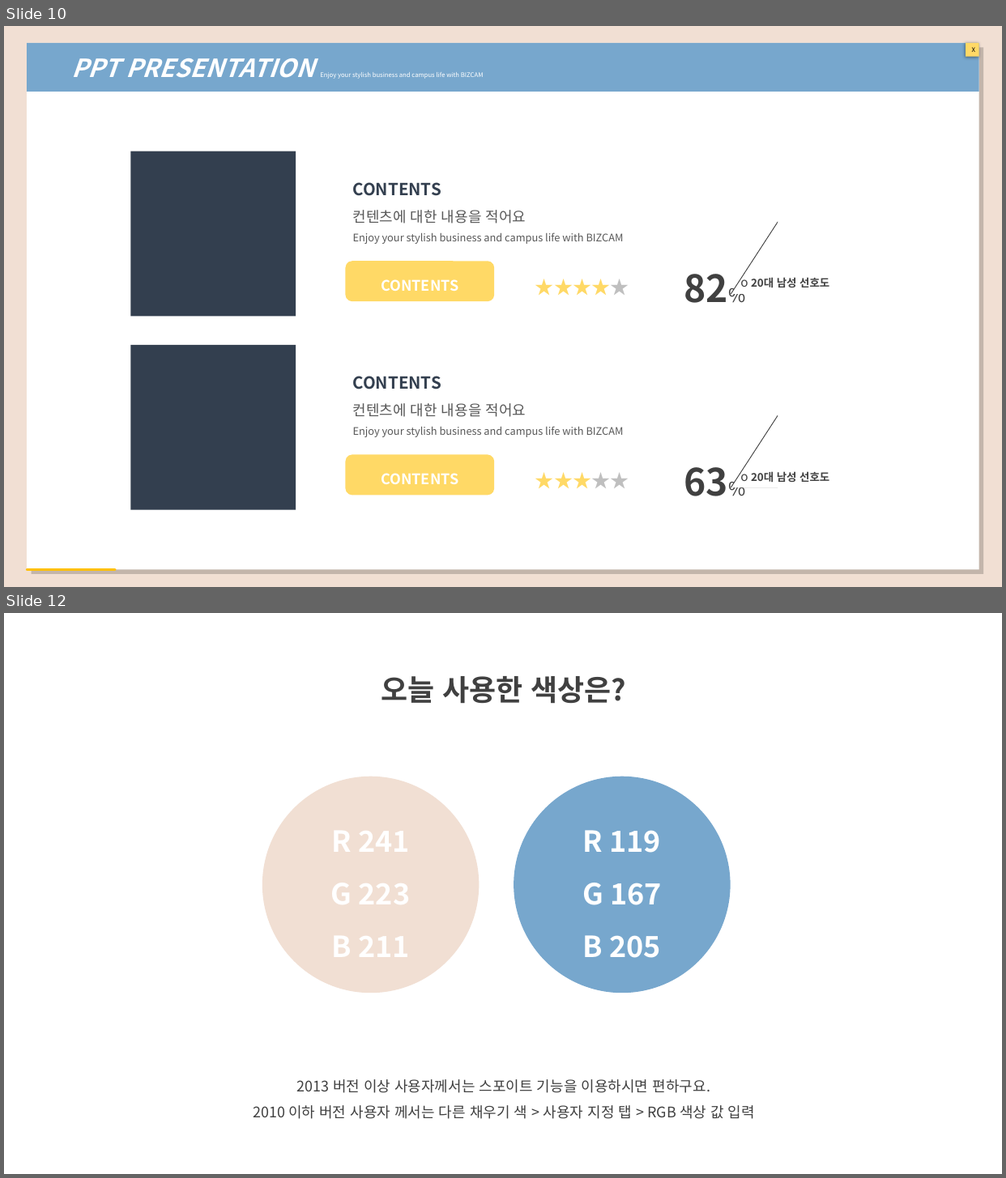
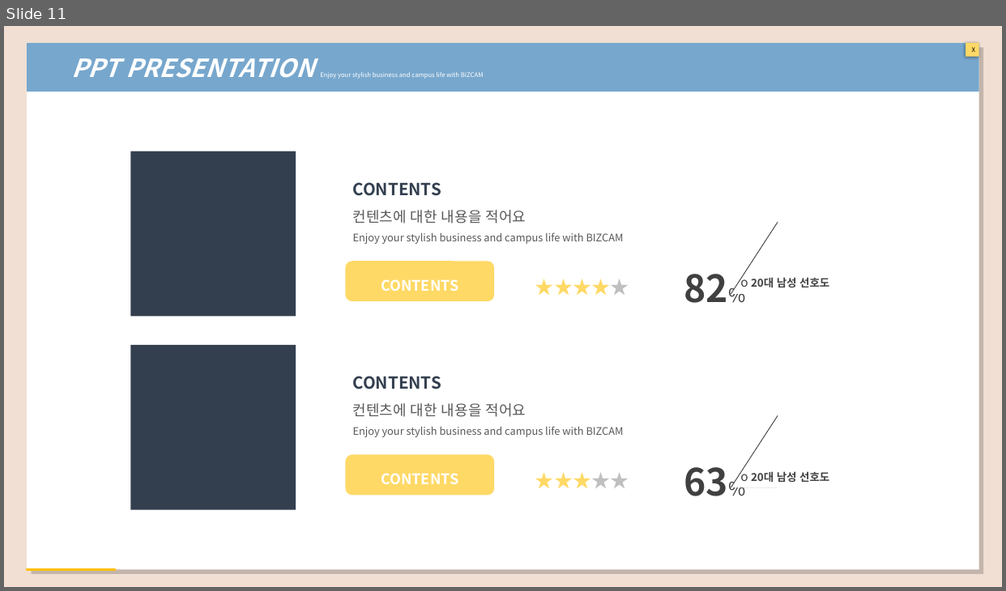
Before and after one commit to yeonji0-0/-22-01-24-, a slide deck: 개인 EDA 프레젠테이션.pptx. Shown one above the other, each under a label of ours: slides 10 and 12 before the commit, slide 11 after it; the slides between them are not shown. The pictures are 1006x1178 and 1006x591 pixels, drawn with LibreOffice and Linux fonts; fonts in the diff are those of the drawing. Boxes give left, top, right and bottom in pixels: in the first picture for what was removed or moved away, otherwise in the second. Text is boxed around its words. In the diff, an @@ line names an element or a change of style, - is before the commit and + after.

```diff
--- a/개인 EDA 프레젠테이션.pptx
+++ b/개인 EDA 프레젠테이션.pptx
@@ slide 12 removed at (x1=4, y1=613, x2=1002, y2=1174), background #FFFFFF @@
@@ text removed at (x1=381, y1=676, x2=627, y2=703) @@
-오늘 사용한 색상은?
@@ ellipse removed at (x1=262, y1=776, x2=479, y2=993) @@
@@ ellipse removed at (x1=513, y1=776, x2=731, y2=993) @@
-R 119
-G 167
-B 205
@@ text removed at (x1=253, y1=1080, x2=755, y2=1119) @@
-2013 버전 이상 사용자께서는 스포이트 기능을 이용하시면 편하구요.
-2010 이하 버전 사용자 께서는 다른 채우기 색 > 사용자 지정 탭 > RGB 색상 값 입력
@@ what was slide 10 is now slide 11 @@
```
Also in this commit, not shown: 1 slide changed, 1 slide added, 8 other files.
